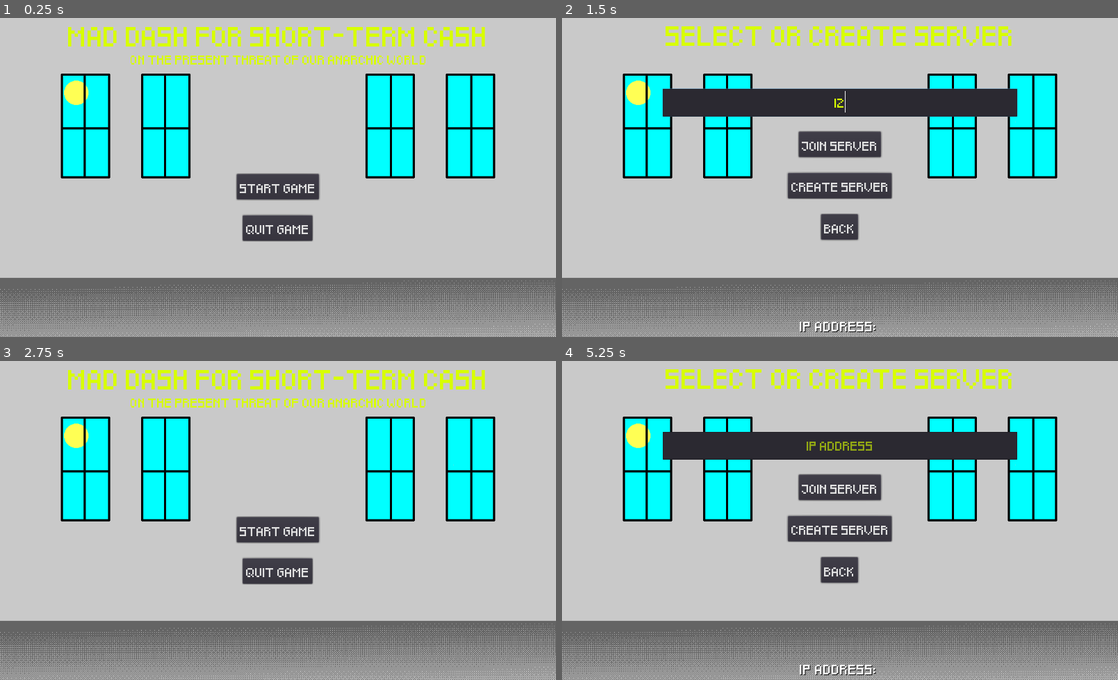
Above: before the commit, frames 1-4 (two rows, left to right).
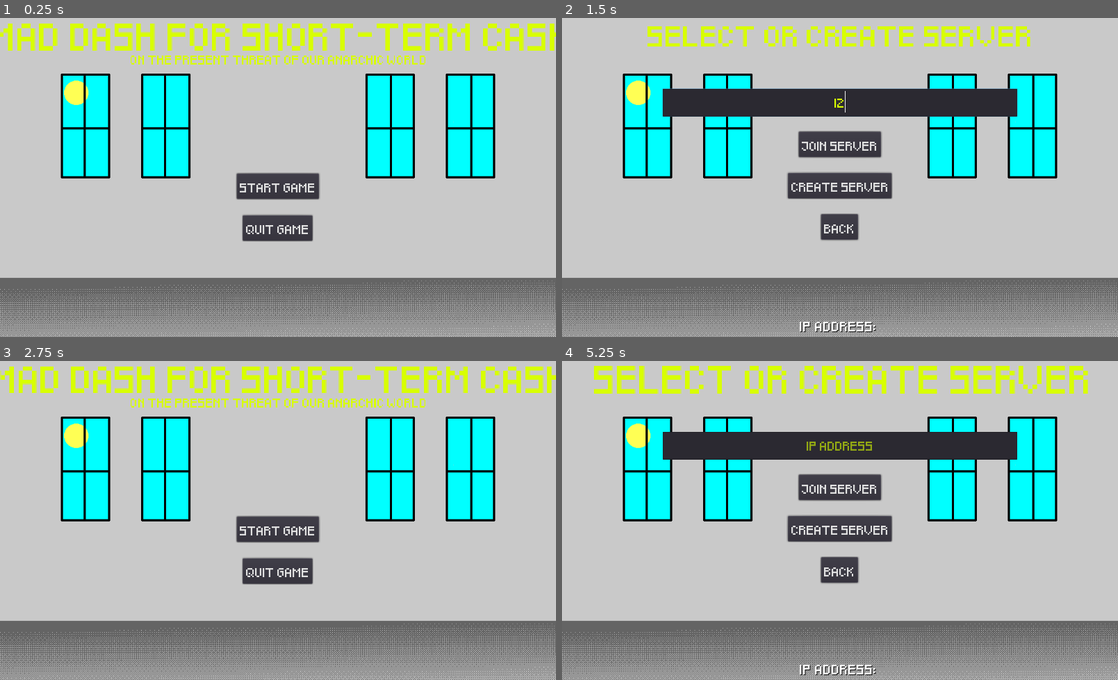
Above: after the commit, the same moments.

Repository: SeanMcGoff/MadDashGame
Game: Godot game, scene res://scenes/Menu.tscn
Two runs of this game, one before a commit and one after it. Both use one fixed random seed, a clock stepped at 60 frames per second and the inputs below.
Inputs (mouse positions are in pixels of both pictures, inside the frame that each line leads up to):
- Up to frame 1 (0.25 s): no input
- Up to frame 2 (1.5 s): click "START GAME" at 0.5 s; click (840, 104) at 1.27 s; type "12" at 1.35 s
- Up to frame 3 (2.75 s): click "BACK" at 2 s
- Up to frame 4 (5.25 s): click "START GAME" at 2.75 s; hold D (ui_right) 3.53-4.28 s; hold S (ui_down) 4.28-5.03 s; hold D (ui_right) from 5.03 s (still down)

The runs differ from the first frame. In frame 1, 4.5% of the frame differs, in the area x 0-100%, y 1-58%; in frame 2, 2.1%; in frame 3, 4.5%; in frame 4, 4.0%.
Error in both runs: Invalid get index '0' (on base: 'Array'). (res://scripts/Network.gd:18)

Commit message:
Text goes weeooo weeooo

Diff:
--- /dev/null
+++ b/animations/Scale.tres
@@ -0,0 +1,26 @@
+[gd_resource type="Animation" format=2]
+
+[resource]
+resource_name = "Scale"
+length = 2.0
+loop = true
+tracks/0/type = "bezier"
+tracks/0/path = NodePath(".:rect_scale:x")
+tracks/0/interp = 1
+tracks/0/loop_wrap = true
+tracks/0/imported = false
+tracks/0/enabled = true
+tracks/0/keys = {
+"points": PoolRealArray( 1, -0.5, -0.976717, 0.5, 0.976717, 1, 0, -0.0070765, 0, 0.0070765, 1, -0.6, -0.962564, 0.6, 0.962564 ),
+"times": PoolRealArray( 0, 1, 2 )
+}
+tracks/1/type = "bezier"
+tracks/1/path = NodePath(".:rect_scale:y")
+tracks/1/interp = 1
+tracks/1/loop_wrap = true
+tracks/1/imported = false
+tracks/1/enabled = true
+tracks/1/keys = {
+"points": PoolRealArray( 1, -0.6, -0.994188, 0.6, 0.994188, 1, -0.1, -0.054072, 0.1, 0.054072, 1, -0.7, -0.953829, 0.7, 0.953829 ),
+"times": PoolRealArray( 0, 1, 2 )
+}
--- a/scenes/Lobby.tscn
+++ b/scenes/Lobby.tscn
@@ -1,9 +1,11 @@
-[gd_scene load_steps=8 format=2]
+[gd_scene load_steps=10 format=2]
 
 [ext_resource path="res://assets/ttf/Pixeled.ttf" type="DynamicFontData" id=1]
 [ext_resource path="res://themes/ui_theme.tres" type="Theme" id=2]
 [ext_resource path="res://assets/png/Menu.png" type="Texture" id=3]
 [ext_resource path="res://scripts/Lobby.gd" type="Script" id=4]
+[ext_resource path="res://animations/Scale.tres" type="Animation" id=5]
+[ext_resource path="res://scripts/PlayOnStart.gd" type="Script" id=6]
 
 [sub_resource type="DynamicFont" id=1]
 size = 30
@@ -44,6 +46,7 @@
 [node name="Title" type="Label" parent="mutliplayer_config"]
 margin_right = 654.0
 margin_bottom = 84.0
+rect_pivot_offset = Vector2( 314, 46 )
 custom_colors/font_color = Color( 0.85098, 1, 0, 1 )
 custom_fonts/font = SubResource( 1 )
 text = "Select or Create Server"
@@ -52,6 +55,11 @@
 __meta__ = {
 "_edit_use_anchors_": false
 }
+
+[node name="AnimationPlayer" type="AnimationPlayer" parent="mutliplayer_config/Title"]
+anims/Scale = ExtResource( 5 )
+"anims/Text Sine Scale" = ExtResource( 5 )
+script = ExtResource( 6 )
 
 [node name="interactables" type="VBoxContainer" parent="mutliplayer_config"]
 margin_top = 144.0
--- a/scenes/Menu.tscn
+++ b/scenes/Menu.tscn
@@ -1,13 +1,61 @@
-[gd_scene load_steps=7 format=2]
+[gd_scene load_steps=10 format=2]
 
 [ext_resource path="res://assets/ttf/Pixeled.ttf" type="DynamicFontData" id=1]
 [ext_resource path="res://themes/ui_theme.tres" type="Theme" id=2]
 [ext_resource path="res://assets/png/Menu.png" type="Texture" id=3]
 [ext_resource path="res://scripts/Menu.gd" type="Script" id=4]
+[ext_resource path="res://scripts/PlayOnStart.gd" type="Script" id=5]
 
 [sub_resource type="DynamicFont" id=1]
 size = 30
 font_data = ExtResource( 1 )
+
+[sub_resource type="Animation" id=3]
+length = 0.001
+tracks/0/type = "bezier"
+tracks/0/path = NodePath(".:rect_scale:x")
+tracks/0/interp = 1
+tracks/0/loop_wrap = true
+tracks/0/imported = false
+tracks/0/enabled = true
+tracks/0/keys = {
+"points": PoolRealArray( 1, -0.25, 0, 0.25, 0 ),
+"times": PoolRealArray( 0 )
+}
+tracks/1/type = "bezier"
+tracks/1/path = NodePath(".:rect_scale:y")
+tracks/1/interp = 1
+tracks/1/loop_wrap = true
+tracks/1/imported = false
+tracks/1/enabled = true
+tracks/1/keys = {
+"points": PoolRealArray( 1, -0.25, 0, 0.25, 0 ),
+"times": PoolRealArray( 0 )
+}
+
+[sub_resource type="Animation" id=4]
+length = 2.0
+loop = true
+tracks/0/type = "bezier"
+tracks/0/path = NodePath(".:rect_scale:x")
+tracks/0/interp = 1
+tracks/0/loop_wrap = true
+tracks/0/imported = false
+tracks/0/enabled = true
+tracks/0/keys = {
+"points": PoolRealArray( 1, -0.5, -1.01286, 0.5, 1.01286, 1, -0.25, 0.19314, 0.2, -0.154512, 1, -0.5, -1.01377, 0.6, 1.21653 ),
+"times": PoolRealArray( 0, 1, 2 )
+}
+tracks/1/type = "bezier"
+tracks/1/path = NodePath(".:rect_scale:y")
+tracks/1/interp = 1
+tracks/1/loop_wrap = true
+tracks/1/imported = false
+tracks/1/enabled = true
+tracks/1/keys = {
+"points": PoolRealArray( 1, -0.6, -1.2364, 0.5, 1.03033, 1, -0.25, 0.175246, 0.2, -0.140197, 1, -0.5, -1.03125, 0.7, 1.44374 ),
+"times": PoolRealArray( 0, 1, 2 )
+}
 
 [sub_resource type="DynamicFont" id=2]
 size = 15
@@ -30,9 +78,14 @@
 }
 
 [node name="Title" type="Label" parent="."]
-anchor_right = 0.425
-margin_right = 588.8
+anchor_left = 0.5
+anchor_right = 0.5
+margin_left = -393.0
+margin_right = 393.0
 margin_bottom = 84.0
+grow_horizontal = 2
+grow_vertical = 2
+rect_pivot_offset = Vector2( 382, 47 )
 custom_colors/font_color = Color( 0.85098, 1, 0, 1 )
 custom_fonts/font = SubResource( 1 )
 text = "Mad Dash for Short-Term Cash"
@@ -41,6 +94,12 @@
 __meta__ = {
 "_edit_use_anchors_": false
 }
+
+[node name="AnimationPlayer" type="AnimationPlayer" parent="Title"]
+reset_on_save = false
+anims/RESET = SubResource( 3 )
+anims/Scale = SubResource( 4 )
+script = ExtResource( 5 )
 
 [node name="Subtitle" type="Label" parent="."]
 anchor_right = 0.425
@@ -57,9 +116,13 @@
 }
 
 [node name="Buttons" type="VBoxContainer" parent="."]
-margin_top = 300.0
-margin_right = 1024.0
-margin_bottom = 600.0
+anchor_left = 0.5
+anchor_top = 1.0
+anchor_right = 0.5
+anchor_bottom = 1.0
+margin_left = -512.0
+margin_top = -300.0
+margin_right = 512.0
 custom_constants/separation = 30
 __meta__ = {
 "_edit_use_anchors_": false
@@ -70,6 +133,7 @@
 margin_right = 593.0
 margin_bottom = 48.0
 size_flags_horizontal = 4
+size_flags_vertical = 4
 theme = ExtResource( 2 )
 text = "START GAME"
 
--- /dev/null
+++ b/scripts/PlayOnStart.gd
@@ -0,0 +1,16 @@
+extends AnimationPlayer
+
+
+# Declare member variables here. Examples:
+# var a = 2
+# var b = "text"
+
+
+# Called when the node enters the scene tree for the first time.
+func _ready():
+	play("Scale")
+
+
+# Called every frame. 'delta' is the elapsed time since the previous frame.
+#func _process(delta):
+#	pass
